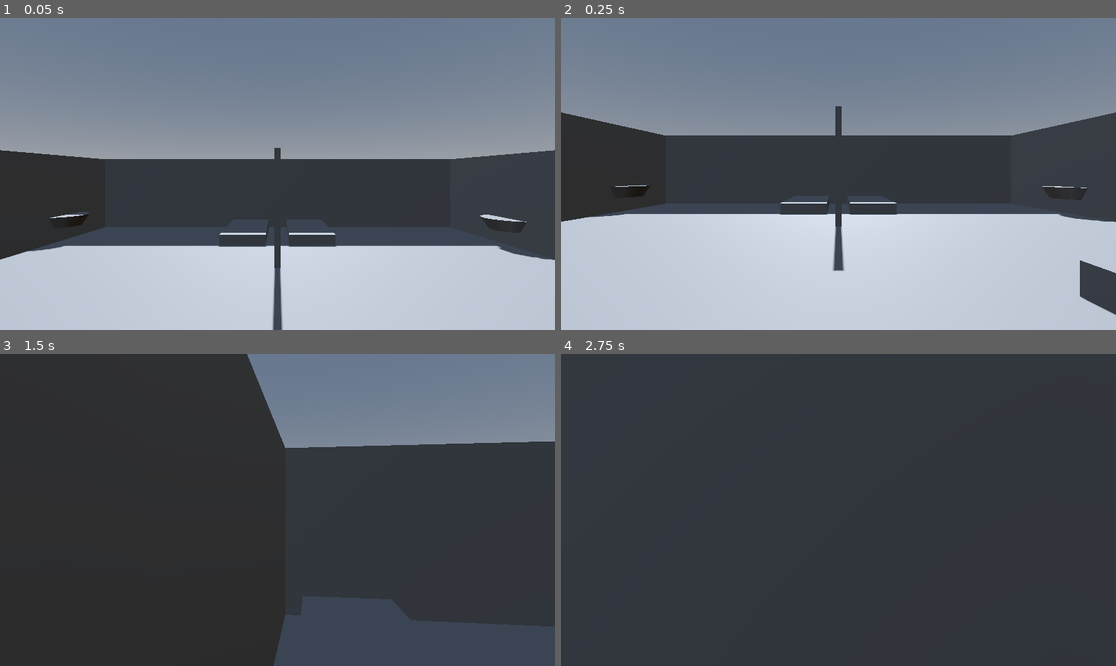
Above: before the commit, frames 1-4 (two rows, left to right).
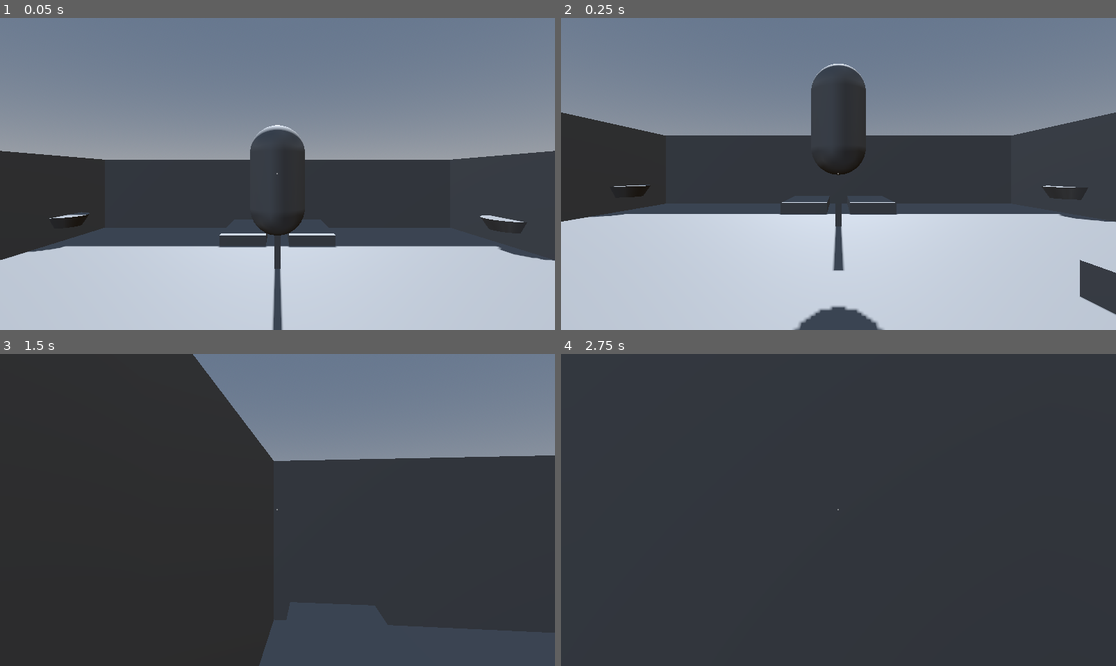
Above: after the commit, the same moments.

Repository: Pulvr/not-acrime
Game: Godot game, scene res://scenes/main/Main_Scene.tscn
Two runs of this game, one before a commit and one after it. Both use one fixed random seed, a clock stepped at 60 frames per second and the inputs below.
Inputs (mouse positions are in pixels of both pictures, inside the frame that each line leads up to):
- Up to frame 1 (0.05 s): no input
- Up to frame 2 (0.25 s): no input
- Up to frame 3 (1.5 s): move the mouse to (305, 510) at 0.52 s; hold E (interact, bound only after the commit) 0.53-1.28 s; hold W (move_forward) from 0.53 s (still down); tap Space (jump) at 0.77, 0.8, 1.07, 1.35 s; move the mouse to (249, 510) at 1.27 s
- Up to frame 4 (2.75 s): keep holding W (move_forward); tap Space (jump) at 1.52, 1.82, 2.3 s; tap E (interact, bound only after the commit) at 1.55 s; move the mouse to (849, 503) at 2.02 s; hold E (interact, bound only after the commit) from 2.03 s (still down)

The runs differ from the first frame. In frame 1, 1.8% of the frame differs, in the area x 0-100%, y 34-81%; in frame 2, 3.2%; in frame 3, 4.6%, in the area x 34-100%, y 0-100%; in frame 4, less than 0.1%.

Commit message:
vibe coded crosshair and pickup of items. No Inventory

Diff:
--- a/Pill.tscn
+++ b/Pill.tscn
@@ -4,12 +4,10 @@
 
 [sub_resource type="CapsuleMesh" id="CapsuleMesh_18vqj"]
 
-[node name="MovingPill" type="Node3D" unique_id=1046045228]
+[node name="Pill" type="RigidBody3D" unique_id=1116768947 groups=["item_for_pickup"]]
 
-[node name="Body" type="RigidBody3D" parent="." unique_id=1116768947]
-
-[node name="Collider" type="CollisionShape3D" parent="Body" unique_id=171829990]
+[node name="Collider" type="CollisionShape3D" parent="." unique_id=171829990]
 shape = SubResource("CapsuleShape3D_lanct")
 
-[node name="Mesh" type="MeshInstance3D" parent="Body" unique_id=1211162951]
+[node name="Mesh" type="MeshInstance3D" parent="." unique_id=1211162951]
 mesh = SubResource("CapsuleMesh_18vqj")
--- a/project.godot
+++ b/project.godot
@@ -14,6 +14,10 @@
 run/main_scene="uid://cgodu8m8qwk4j"
 config/features=PackedStringArray("4.6", "Forward Plus")
 config/icon="res://icon.svg"
+
+[global_group]
+
+item_for_pickup=""
 
 [input]
 
@@ -42,6 +46,11 @@
 "events": [Object(InputEventKey,"resource_local_to_scene":false,"resource_name":"","device":-1,"window_id":0,"alt_press …(191 unchanged characters)…
 ]
 }
+interact={
+"deadzone": 0.2,
+"events": [Object(InputEventKey,"resource_local_to_scene":false,"resource_name":"","device":-1,"window_id":0,"alt_pressed":false,"shift_pressed":false,"ctrl_pressed":false,"meta_pressed":false,"pressed":false,"keycode":0,"physical_keycode":69,"key_label":0,"unicode":101,"location":0,"echo":false,"script":null)
+]
+}
 
 [physics]
 
--- a/scenes/main/Main_Scene.tscn
+++ b/scenes/main/Main_Scene.tscn
@@ -5,6 +5,7 @@
 [ext_resource type="PackedScene" uid="uid://dde3h81eyjbg3" path="res://scenes/player/Player.tscn" id="3_iip3i"]
 [ext_resource type="PackedScene" uid="uid://cc87dspl6t43x" path="res://scenes/level/OtherCells/other_cell_right.tscn" id="5_4i6ec"]
 [ext_resource type="PackedScene" uid="uid://btbej5rswodmx" path="res://scenes/level/OtherCells/other_cell_left.tscn" id="5_iip3i"]
+[ext_resource type="PackedScene" uid="uid://cptb6i8wj8lhs" path="res://Pill.tscn" id="6_4i6ec"]
 
 [sub_resource type="ProceduralSkyMaterial" id="ProceduralSkyMaterial_rcsjo"]
 
@@ -23,6 +24,8 @@
 
 [node name="Player" parent="." unique_id=1995347876 instance=ExtResource("3_iip3i")]
 transform = Transform3D(1, 0, 0, 0, 1, 0, 0, 0, 1, 0, 2.567912, 0)
+fall_acceleration = 55
+jump_impulse = 11
 
 [node name="WorldEnvironment" type="WorldEnvironment" parent="." unique_id=1087413421]
 environment = SubResource("Environment_rcsjo")
@@ -39,3 +42,6 @@
 
 [node name="OtherCellRight" parent="LevelAssets" unique_id=1434795788 instance=ExtResource("5_4i6ec")]
 transform = Transform3D(1, 0, 0, 0, 1, 0, 0, 0, 1, 5, 0, -14)
+
+[node name="MovingPill" parent="." unique_id=1046045228 instance=ExtResource("6_4i6ec")]
+transform = Transform3D(1, 0, 0, 0, 1, 0, 0, 0, 1, 0, 3.0692825, -5.0838313)
--- a/scenes/player/Player.tscn
+++ b/scenes/player/Player.tscn
@@ -11,9 +11,26 @@
 shape = SubResource("CapsuleShape3D_wr5hl")
 
 [node name="Head" type="Node3D" parent="." unique_id=1481642959]
+transform = Transform3D(1, 0, 0, 0, 1, 0, 0, 0, 1, 0, 0.7, 0)
 
 [node name="Camera3D" type="Camera3D" parent="Head" unique_id=2054780268]
-transform = Transform3D(1, 0, 0, 0, 1, 0, 0, 0, 1, 0, 0.70235276, 0)
 keep_aspect = 0
 current = true
 fov = 90.0
+
+[node name="InteractionRay" type="RayCast3D" parent="Head" unique_id=175050457]
+target_position = Vector3(0, 0, -2)
+
+[node name="Crosshair" type="CanvasLayer" parent="." unique_id=1363723202]
+
+[node name="CenterContainer" type="CenterContainer" parent="Crosshair" unique_id=1488337785]
+anchors_preset = 15
+anchor_right = 1.0
+anchor_bottom = 1.0
+grow_horizontal = 2
+grow_vertical = 2
+
+[node name="TextureRect" type="ColorRect" parent="Crosshair/CenterContainer" unique_id=375947355]
+custom_minimum_size = Vector2(3, 3)
+layout_mode = 2
+color = Color(1, 1, 1, 0.40784314)
--- a/scenes/player/player.gd
+++ b/scenes/player/player.gd
@@ -9,6 +9,7 @@
 
 # Reference the "Head" node to rotate it vertically
 @onready var head = $Head
+@onready var interaction_ray = $Head/InteractionRay
 
 func _ready():
 	# Captures the mouse and hides it
@@ -25,6 +26,10 @@
 
 		# Clamp the vertical rotation so you can't flip upside down
 		head.rotation.x = clamp(head.rotation.x, deg_to_rad(-89), deg_to_rad(89))
+
+	if event.is_action_pressed("interact"):
+		check_interaction()
+
 
 func _physics_process(delta):
 	# Get the input direction based on the player's CURRENT rotation
@@ -57,3 +62,14 @@
 
 	velocity = target_velocity
 	move_and_slide()
+
+func check_interaction():
+	if interaction_ray.is_colliding():
+		var collider = interaction_ray.get_collider()
+
+		if collider.is_in_group("item_for_pickup"):
+			pick_up_item(collider)
+
+func pick_up_item(item):
+	print("Picked up: ", item.name)
+	item.queue_free()
